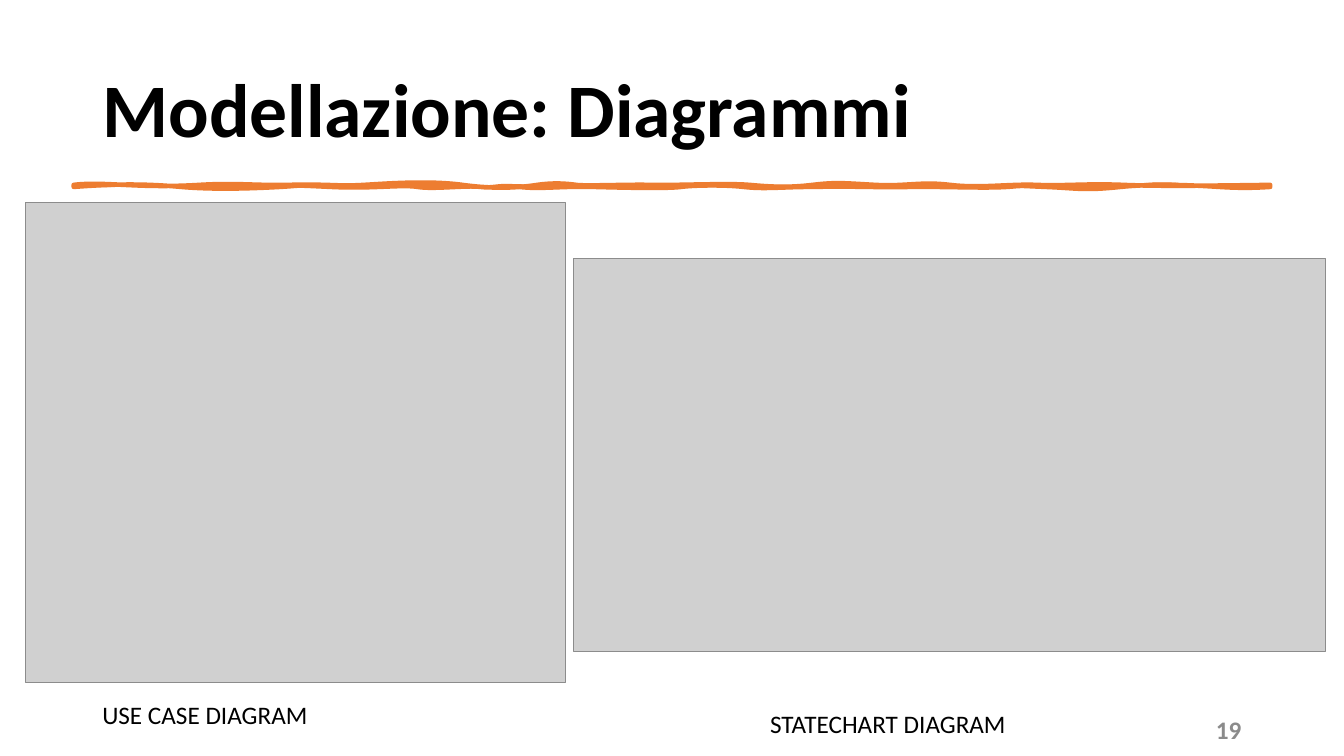
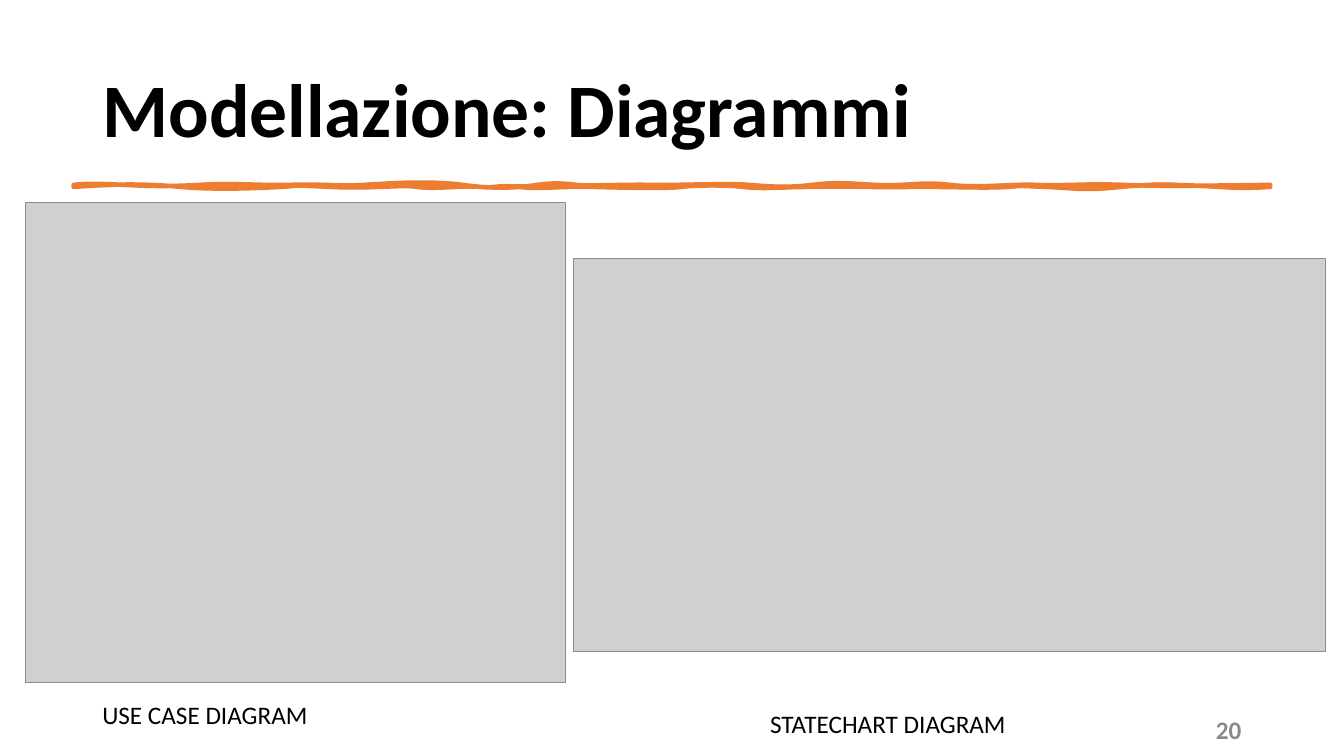
Before and after one commit to mangilimatteo/Progetto_Ingegneria_Software_Cattaneo_Mangili_Saini, a slide deck: slide 20 of Presentazione/Presentazione_Progetto.pptx (slide 19 before the commit). Drawn at 1344x756 pixels with LibreOffice and Linux fonts; fonts in the diff are those of the drawing; grey boxes stand for pictures. Boxes give left, top, right and bottom in pixels: in the first picture for what was removed or moved away, otherwise in the second. Text is boxed around its words. In the diff, an @@ line names an element or a change of style, - is before the commit and + after.

```diff
--- a/Presentazione/Presentazione_Progetto.pptx
+++ b/Presentazione/Presentazione_Progetto.pptx
@@ text at (1216,722,1242,739): text changed @@
-19
+20
```
Also in this commit, not shown: 6 other slides changed, 1 slide added.
